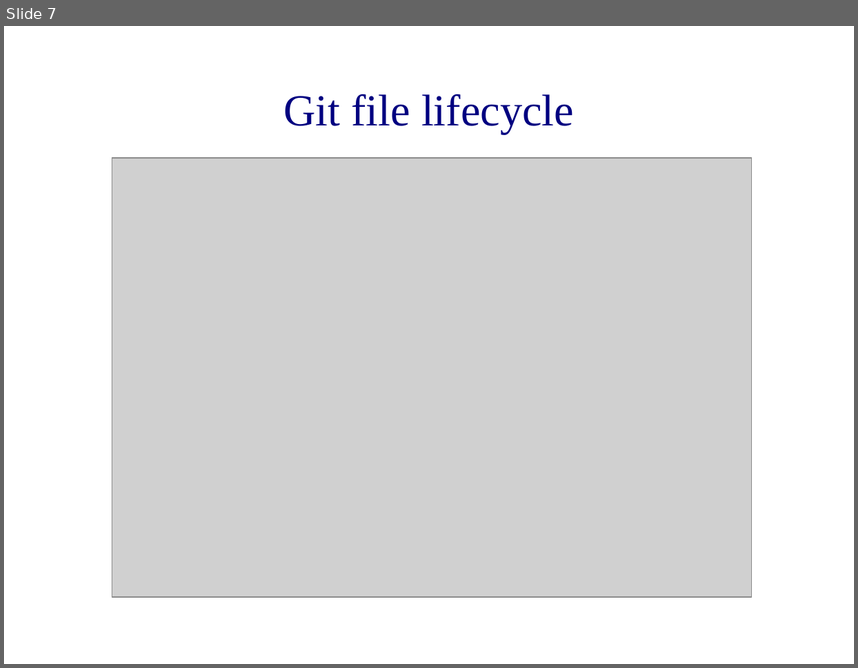
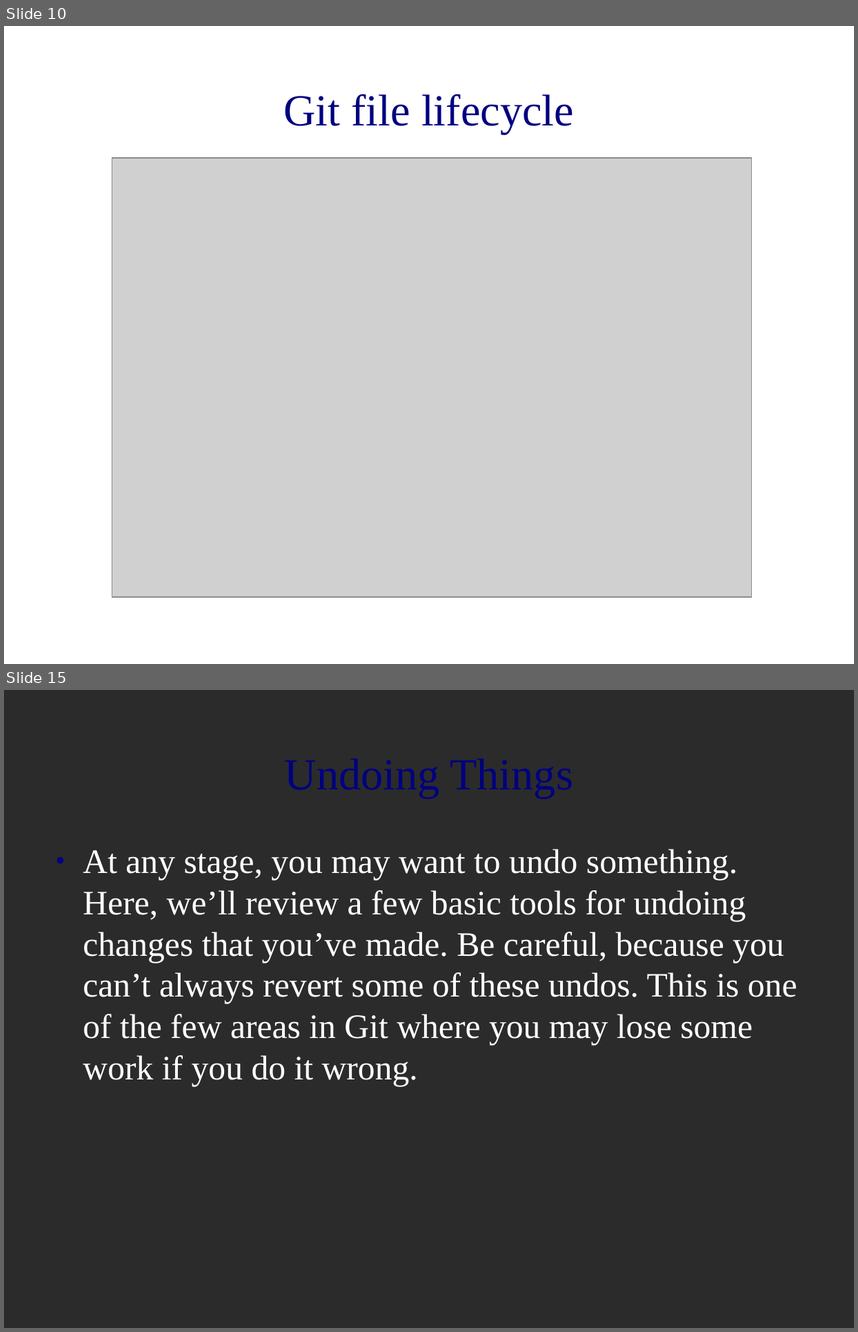
Before and after one commit to MariamP/myRepo, a slide deck: git_intro.odp. Shown one above the other, each under a label of ours: slide 7 before the commit, slides 10 and 15 after it; the slides between them are not shown. The pictures are 858x668 and 858x1332 pixels, drawn with LibreOffice and Linux fonts; fonts in the diff are those of the drawing; grey boxes stand for pictures; background and template pictures are left out; a plain dark background stands for a picture behind light text. Boxes give left, top, right and bottom in pixels: in the first picture for what was removed or moved away, otherwise in the second. Text is boxed around its words. In the diff, an @@ line names an element or a change of style, - is before the commit and + after.

```diff
--- a/git_intro.odp
+++ b/git_intro.odp
@@ slide 15 added at box(4, 690, 854, 1328), background picture (left out) @@
@@ text added at box(83, 849, 797, 1086), 32 pt, text #FFFFFF @@
+● At any stage, you may want to undo something. Here, we’ll review a few basic tools for undoing changes that you’ve made. Be careful, because you can’t always revert some of these undos. This is one of the few areas in Git where you may lose some work if you do it wrong.
@@ title added at box(634, 890, 746, 921), 41.4 pt, text #000080 @@
+Undoing Things
@@ what was slide 7 is now slide 10 @@
```
Also in this commit, not shown: 2 slides changed, 10 other slides added.
